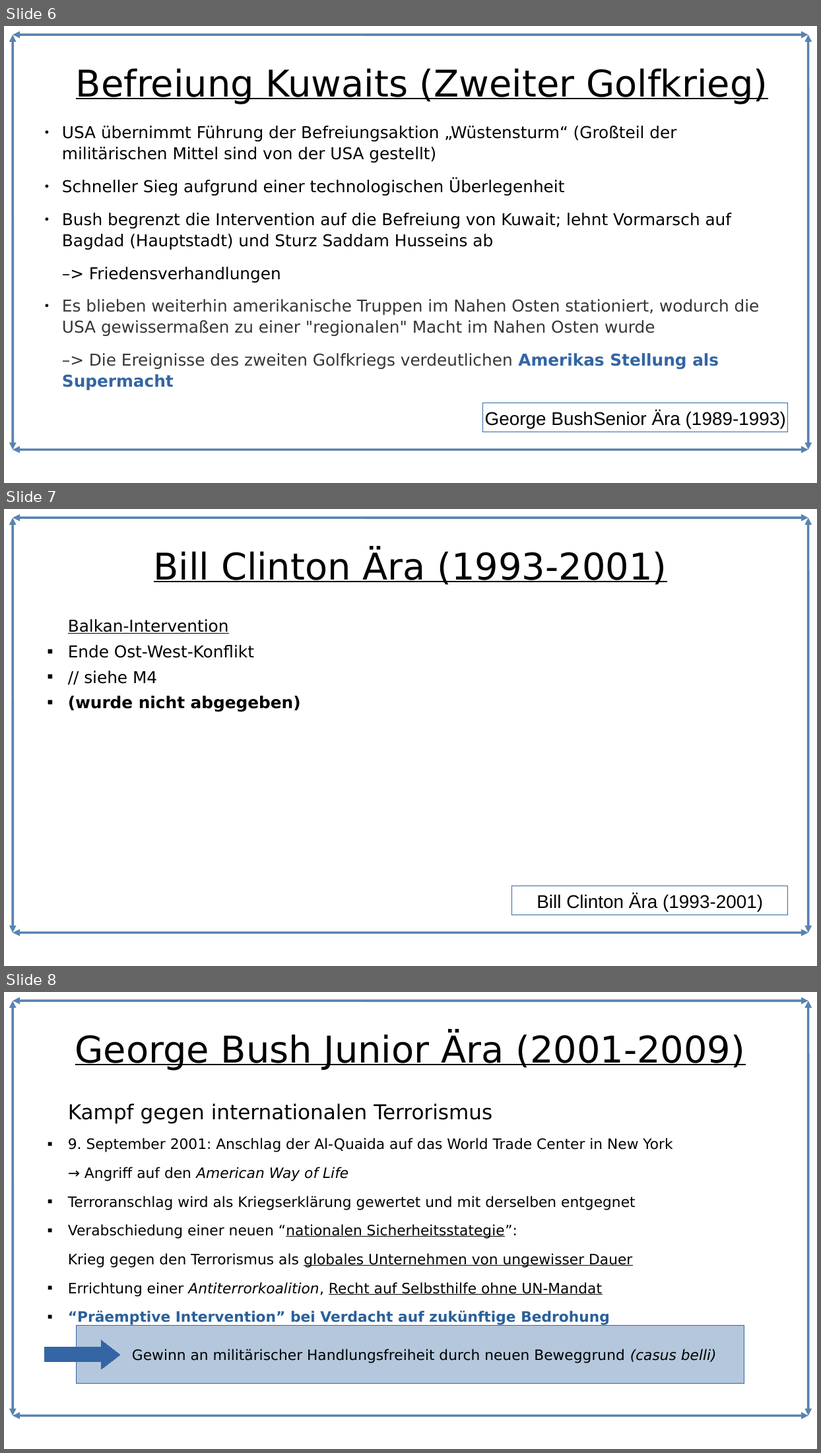
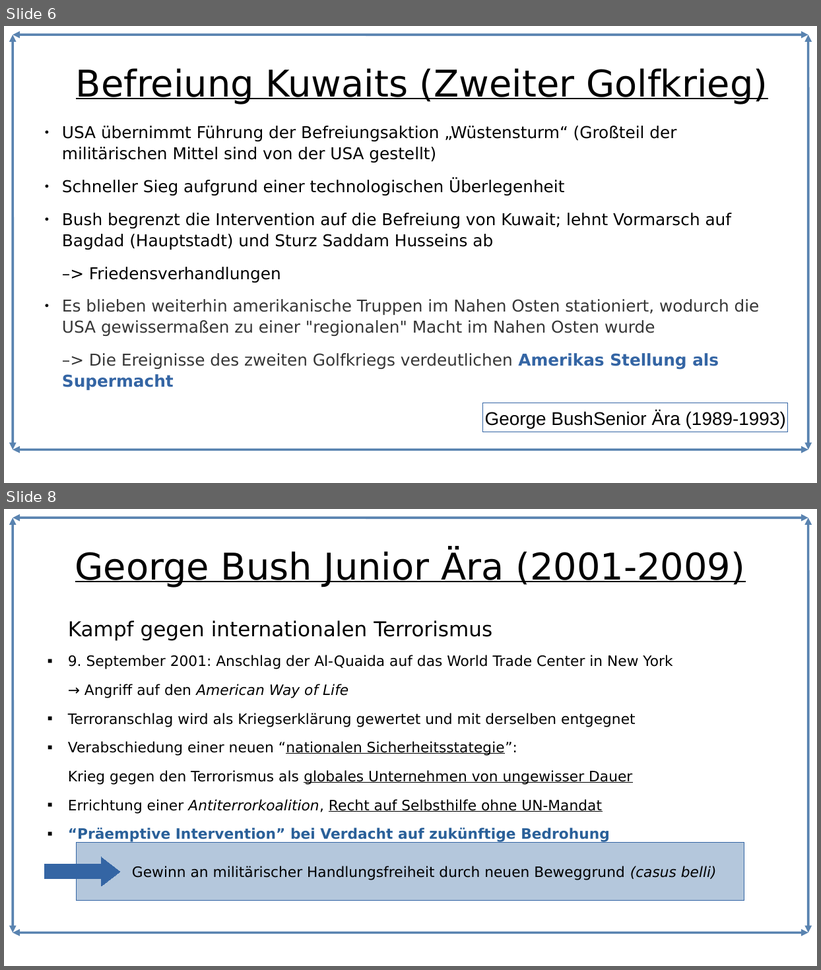
Before and after one commit to Lacrimus/Referat-Geschichte-USA-die-einzig-verbleibende-Weltmacht-, a slide deck: USA-die-einzig-verbleibende-Weltmacht.odp. Shown one above the other, each under a label of ours: slides 6, 7 and 8 before the commit, slides 6 and 8 after it; the slides between them are not shown. The pictures are 821x1453 and 821x970 pixels, drawn with LibreOffice and Linux fonts; fonts in the diff are those of the drawing. Boxes give left, top, right and bottom in pixels: in the first picture for what was removed or moved away, otherwise in the second. Text is boxed around its words. In the diff, an @@ line names an element or a change of style, - is before the commit and + after.

```diff
--- a/USA-die-einzig-verbleibende-Weltmacht.odp
+++ b/USA-die-einzig-verbleibende-Weltmacht.odp
@@ slide 7 removed at (x1=4, y1=509, x2=817, y2=966), background #FFFFFF; not listed: 4 template elements that a slide beside it also shows @@
@@ title removed at (x1=154, y1=551, x2=667, y2=585) @@
-Bill Clinton Ära (1993-2001)
@@ text removed at (x1=68, y1=619, x2=301, y2=712) @@
-Balkan-Intervention
-■ Ende Ost-West-Konflikt
-■ // siehe M4
-■ (wurde nicht abgegeben)
@@ rectangle removed at (x1=512, y1=887, x2=788, y2=916) @@
-Bill Clinton Ära (1993-2001)
```
Also in this commit, not shown: 1 slide added, 3 other files.
